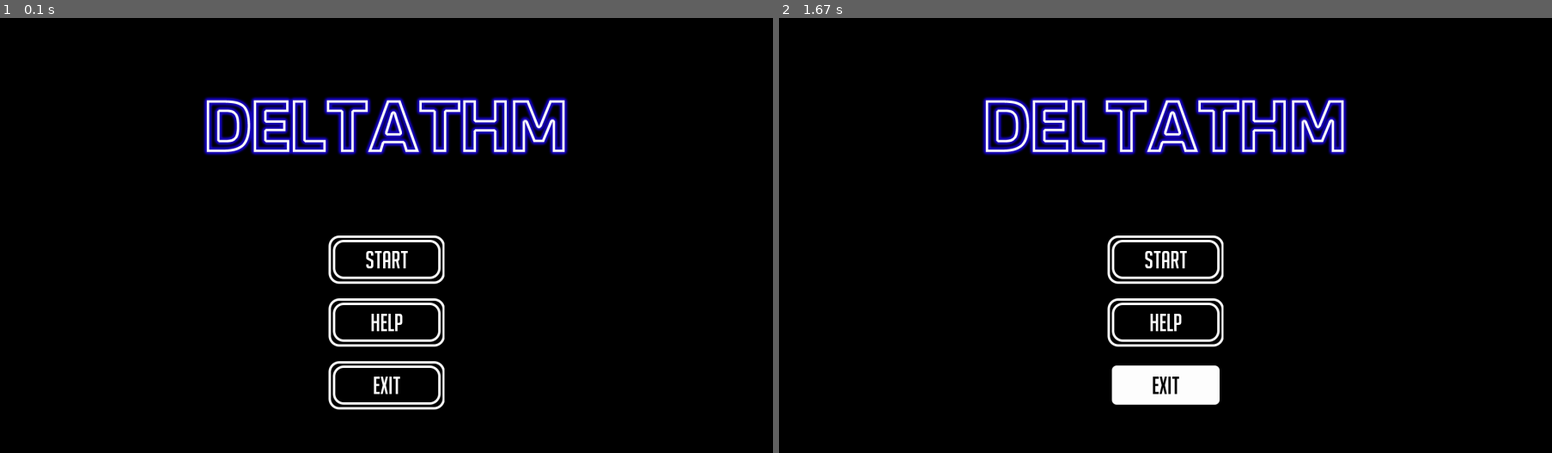
Above: before the commit, frames 1-2 (left to right).
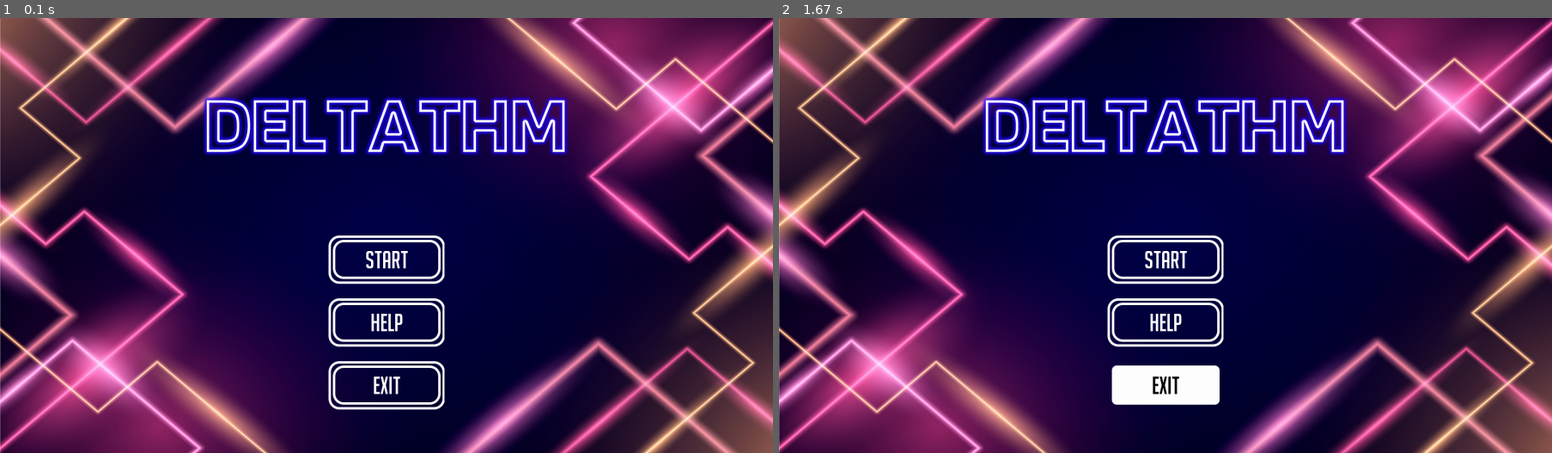
Above: after the commit, the same moments.

Repository: DeltaFrog1407/DELTABEAT
Game: pygame game, started from import pygame.py
Same seed, same stepped clock (60 frames per second), same inputs: the game is played once before the commit and once after it.
Inputs:
- Up to frame 1 (0.1 s): no input
- Up to frame 2 (1.67 s): hold Up 0.33-0.8 s; tap Esc at 0.83 s; hold Down 1.17-1.47 s; hold Up from 1.5 s (still down)

The runs differ from the first frame. In frame 1, 95% of the frame differs, in the area x 0-100%, y 0-100%; in frame 2, 95%.

Commit message:
리듬게임 만들기 14
- 최고기록 시스템 구현
- 메인화면과 결과창 시스템 구현
- 배경화면 추가
- 새로운 곡 추가
- 기본 시스템  정립 완료

Diff:
--- /dev/null
+++ b/assets/best_scores.txt
@@ -0,0 +1,3 @@
+Best_Scores Rank
+219050 1
+0 5
--- /dev/null
+++ b/assets/best_time.txt
@@ -0,0 +1,145 @@
+0 161 0 0
+2 180 0 0
+3 241 0 0
+2 322 0 0
+0 401 0 0
+1 410 0 0
+2 420 0 0
+3 430 0 0
+2 439 0 0
+1 449 0 0
+0 459 0 0
+0 469 0 0
+2 477 0 0
+1 497 0 0
+3 554 0 0
+2 635 0 0
+2 717 0 0
+1 733 0 0
+0 754 0 0
+2 200 0 0
+2 210 0 0
+1 219 0 0
+1 282 0 0
+0 299 0 0
+1 360 0 0
+3 380 0 0
+1 517 0 0
+2 527 0 0
+3 537 0 0
+1 598 0 0
+2 617 0 0
+1 676 0 0
+1 695 0 0
+0 775 0 0
+0 797 0 0
+0 815 0 0
+1 869 0 0
+1 951 0 0
+1 993 0 0
+2 1010 0 0
+3 1108 0 0
+2 1129 0 0
+1 1150 0 0
+2 1160 0 0
+3 1169 0 0
+0 1192 0 0
+1 1268 0 0
+1 1308 0 0
+2 1326 0 0
+3 1345 0 0
+1 1365 0 0
+2 1387 0 0
+2 1425 0 0
+2 1467 0 0
+1 1507 0 0
+3 1526 0 0
+1 1545 0 0
+0 1585 0 0
+1 1604 0 0
+2 1623 0 0
+3 1666 0 0
+2 1683 0 0
+1 1703 0 0
+0 1742 0 0
+1 1761 0 0
+2 1782 0 0
+2 1822 0 0
+2 1841 0 0
+3 1861 0 0
+3 1901 0 0
+0 1919 0 0
+1 1939 0 0
+2 1982 0 0
+2 1997 0 0
+3 2018 0 0
+3 2056 0 0
+3 2076 0 0
+3 2097 0 0
+3 2135 0 0
+2 2154 0 0
+1 2175 0 0
+1 2213 0 0
+1 2233 0 0
+2 2253 0 0
+3 2293 0 0
+3 2313 0 0
+3 2334 0 0
+0 2373 0 0
+1 2391 0 0
+2 2412 0 0
+2 2450 0 0
+1 2472 0 0
+0 2491 0 0
+1 2529 0 0
+1 2551 0 0
+2 2570 0 0
+2 2590 0 0
+2 2609 0 0
+3 2630 0 0
+3 2650 0 0
+2 2689 0 0
+1 2710 0 0
+0 2730 0 0
+3 2768 0 0
+3 2787 0 0
+3 2806 0 0
+2 2845 0 0
+2 2887 0 0
+1 2905 0 0
+1 2925 0 0
+2 2944 0 0
+3 2965 0 0
+1 3004 0 0
+0 3024 0 0
+3 3045 0 0
+1 3084 0 0
+1 3103 0 0
+0 3122 0 0
+3 3161 0 0
+1 3199 0 0
+1 3220 0 0
+0 3239 0 0
+3 3259 0 0
+1 3279 0 0
+0 3318 0 0
+2 3338 0 0
+2 3359 0 0
+1 3400 0 0
+2 3418 0 0
+0 3438 0 0
+3 3476 0 0
+2 3497 0 0
+2 3516 0 0
+1 3556 0 0
+1 3576 0 0
+3 3595 0 0
+3 3633 0 0
+3 3654 0 0
+3 3674 0 0
+3 3694 0 0
+2 3715 0 0
+1 3794 0 0
+3 3833 0 0
+0 3852 0 0
+4 3955
--- /dev/null
+++ b/assets/chebo_path.txt
@@ -0,0 +1 @@
+0 0 0 0
--- /dev/null
+++ b/assets/music_infos.txt
@@ -0,0 +1,3 @@
+Title Artist Difficulty music_path jacket_path chebo_path.txt
+Children_record Jin 5 Children_Record.wav cr_jacket.png child.txt
+Best_Time FASSounds 3 best_time.mp3 best_time_jacket.png best_time.txt
--- a/resource 출처.txt
+++ b/assets/resource 출처.txt
@@ -4,3 +4,5 @@
 <a href="https://www.freepik.com/free-vector/neon-lights-background_7939178.htm?query=frame&collectionId=342&&position=32&from_view=collections">Image by pikisuperstar</a> on Freepik
 Image by <a href="https://www.freepik.com/free-vector/blue-copy-space-digital-background_12067358.htm#query=digital%20background&position=3&from_view=search&track=sph">Freepik</a>
 s, a = https://freesound.org/people/jivatma07/sounds/76234/
+best_time = Music by <a href="https://pixabay.com/users/fassounds-3433550/?utm_source=link-attribution&amp;utm_medium=referral&amp;utm_campaign=music&amp;utm_content=112194">FASSounds</a> from <a href="https://pixabay.com//?utm_source=link-attribution&amp;utm_medium=referral&amp;utm_campaign=music&amp;utm_content=112194">Pixabay</a>
+밤배경 = <a href="https://www.freepik.com/free-photo/night-view-victoria-harbor-hong-kong_19075421.htm#query=neon&position=9&from_view=search&track=sph">Image by rawpixel.com</a> on Freepik
--- a/import pygame.py
+++ b/import pygame.py
@@ -17,8 +17,13 @@
 OCEAN_BLUE = (51, 102, 255)
 LEAF_GREEN = (51, 255, 51)
 DARK_ORANGE = (255, 162, 0)
-RED = (255, 0, 0)
-YELLOW = (255, 255, 0)
+RED = (255, 0, 18)
+YELLOW = (204, 255, 0)
+GOLD = (255, 215, 0)
+GREEN = (0, 255, 18)
+BLUE = (0, 108, 255)
+YELLOW_RANK = ()
+VIOLET = (205, 0, 255)
 
 FRAME_X = 700
 FRAME_WIDTH = 400
@@ -31,7 +36,7 @@
 class Note(): # 노트 클래스
     def __init__(self, lane, speed, frame):
         self.lane = lane
-        note_images_list = [resource_path("note1.png"), resource_path("note2.png")]
+        note_images_list = [resource_path("assets/note1.png"), resource_path("assets/note2.png")]
         image_selected = random.choice(note_images_list)
         self.image = pygame.image.load(image_selected)
         self.rect = self.image.get_rect()
@@ -58,7 +63,7 @@
     def __init__(self, lane, speed, long_num, frame):
         self.lane = lane
         self.length = long_num
-        note_images_path = resource_path("note_long.png")
+        note_images_path = resource_path("assets/note_long.png")
         self.image = pygame.image.load(note_images_path)
         self.image = pygame.transform.scale(self.image, (100, 20*self.length))
         self.rect = self.image.get_rect()
@@ -93,7 +98,7 @@
         pygame.sprite.Sprite.__init__(self)
         self.images = []
         for num in range(1, 32):
-            img_path = resource_path("effect/blue_{}.png".format(num))
+            img_path = resource_path("assets/effect/blue_{}.png".format(num))
             img = pygame.image.load(img_path)
             self.images.append(img)
         self.index = 0
@@ -118,48 +123,53 @@
 class Game():
     def __init__(self):
         # 리소스들 불러오기
-        cr_jacket = resource_path("cr_jacket.png")
-        font_path = resource_path("big_noodle_titling.ttf")
-        press_se = resource_path("snare.wav")
-        moving_se = resource_path("moving.wav")
-        selected_se = resource_path("selected.wav")
-        ui_sound = resource_path("ui_put.wav")
-        press_effect_path = resource_path("press_effect.png")
-        scoreboard_image = resource_path("scoreboard.png")
-        logo_path = resource_path("logo.png")
-        button_path = resource_path("button.png")
-        button_selected_path = resource_path("button_selected.png")
-        main_background = resource_path("main_background.png")
-        rank_frame = resource_path("rank_frame.png")
-        rank_sound = resource_path("rank_congratulate.wav")
-        rank_image_path = [resource_path("rank_s.png"), resource_path("rank_a.png"), resource_path("rank_b.png"), resource_path("rank_c.png"),
-                           resource_path("rank_d.png"), resource_path("rank_f.png")]
+        no_image_path = resource_path("assets/no_image.png")
+        font_path = resource_path("assets/big_noodle_titling.ttf")
+        press_se = resource_path("assets/snare.wav")
+        moving_se = resource_path("assets/moving.wav")
+        selected_se = resource_path("assets/selected.wav")
+        ui_sound = resource_path("assets/ui_put.wav")
+        press_effect_path = resource_path("assets/press_effect.png")
+        scoreboard_image = resource_path("assets/scoreboard.png")
+        logo_path = resource_path("assets/logo.png")
+        button_path = resource_path("assets/button.png")
+        button_selected_path = resource_path("assets/button_selected.png")
+        main_background = resource_path("assets/main_background.png")
+        main_background_dark = resource_path("assets/main_background_dark.png")
+        main_background_1 = resource_path("assets/main.png")
+        main_background_1_dark = resource_path("assets/main_dark.png")
+        rank_frame = resource_path("assets/rank_frame.png")
+        rank_sound = resource_path("assets/rank_congratulate.wav")
+        rank_image_path = [resource_path("assets/rank_s.png"), resource_path("assets/rank_a.png"), resource_path("assets/rank_b.png"), resource_path("assets/rank_c.png"),
+                           resource_path("assets/rank_d.png"), resource_path("assets/rank_f.png")]
+        self.main_music = resource_path("assets/main.mp3")
         self.rank_image = []
-        k = 0
         for i in rank_image_path:
             self.rank_image.append(pygame.image.load(i))
-            k += 1
         self.rank_decesion = 0
-        self.cr_jacket = pygame.image.load(cr_jacket)
+        pygame.mixer.music.load(self.main_music)
+        pygame.mixer.music.play(-1)
         self.rank_sound = pygame.mixer.Sound(rank_sound)
         self.main_background = pygame.image.load(main_background)
+        self.main_background_1 = pygame.image.load(main_background_1)
+        self.main_background_dark = pygame.image.load(main_background_dark)
+        self.main_background_1_dark = pygame.image.load(main_background_1_dark)
         self.rank_frame = pygame.image.load(rank_frame)
         self.button_image = pygame.image.load(button_path)
         self.button_selected_image = pygame.image.load(button_selected_path)
         self.logo_image = pygame.image.load(logo_path)
+        self.no_image = pygame.image.load(no_image_path)
         self.scoreboard = pygame.image.load(scoreboard_image)
         self.effect = pygame.image.load(press_effect_path)
         self.press = pygame.mixer.Sound(press_se)
         self.moving = pygame.mixer.Sound(moving_se)
         self.selected = pygame.mixer.Sound(selected_se)
         self.ui_se = pygame.mixer.Sound(ui_sound)
+        self.font_30 = pygame.font.Font(font_path, 30)
         self.font = pygame.font.Font(font_path, 50)
         self.font_80 = pygame.font.Font(font_path, 80)
         self.font_100 = pygame.font.Font(font_path, 100)
         self.font_150 = pygame.font.Font(font_path, 150)
-
-        #곡들 추가
-        self.music_path = [resource_path("Children_Record.wav"), resource_path("main.mp3")]
 
         # 필요 변수들 불러오기
         self.line = FRAME_HEIGHT* 7/9 + 10
@@ -171,15 +181,18 @@
         self.tmr = 0
         self.tmr_result = 0
         self.effect_group = pygame.sprite.Group()
-        self.best_score = 19000
-        self.best_scoring = False
         self.perfect_count = 0
         self.great_count = 0
         self.normal_count = 0
         self.fail_count = 0
         self.score_load = 0
         self.rank_load = 0
-        self.music_index = 0
+        self.music_index = 1
+        self.music_select = False
+        self.goto_menu = False
+        self.escape = False
+        self.rank_text = ["S", "A", "B", "C", "D", "F"]
+        self.rank_color = [GOLD, GREEN, BLUE, YELLOW, VIOLET, RED]
 
         self.notes_0 = [] # 라인 별 노트 저장 리스트
         self.notes_1 = []
@@ -191,7 +204,7 @@
         self.pressed_j = False
         self.pressed_k = False
 
-        self.index = 0 # 인덱스 숫자가 바뀜에 따라 게임 화면/상태가 바뀜 0: 메인 메뉴 1: 게임 오버 메뉴 2: 결과 표시창 3: 곡 선택 메뉴 4: 게임 플레이 메뉴
+        self.index = 0 # 인덱스 숫자가 바뀜에 따라 게임 화면/상태가 바뀜 0: 메인 메뉴 2: 결과 표시창 3: 곡 선택 메뉴 4: 게임 플레이 메뉴
 
         # 음악 플레이 관련 변수들
         self.music_play = False
@@ -204,6 +217,53 @@
         self.main_select = 0
         self.main_button = ["START", "HELP", "EXIT"]
 
+        #곡들 추가
+        self.music_path = []
+        self.jacket_path = []
+        self.jacket_list = []
+        self.music_title = []
+        self.music_info = []
+        self.music_difficulty = []
+        self.chebo_list = []
+        self.best_score_list = []
+        self.best_score = []
+        self.best_rank_list = []
+        self.best_rank = []
+        self.best_scoring = False
+              ############         메모장을 불러들여서 곡 정보와 난이도 등을 불러옴
+        txt_path = resource_path("assets/music_infos.txt")
+        with open(txt_path, 'r') as file:
+            for line in file:
+                record = line.split()
+                self.music_title.append(record[0])
+                self.music_info.append(record[1])
+                self.music_difficulty.append(record[2])
+                self.music_path.append(resource_path("assets/" + record[3]))
+                self.jacket_path.append(resource_path("assets/" + record[4]))
+                self.chebo_list.append(resource_path("assets/" + record[5]))
+        for i in self.jacket_path:
+            try:
+                self.jacket_list.append(pygame.image.load(i))
+            except:
+                self.jacket_list.append(pygame.image.load(no_image_path))
+        txt_path = resource_path("assets/best_scores.txt")
+        with open(txt_path, 'r') as file:
+            for line in file:
+                record = line.split()
+                self.best_score_list.append(record[0])
+                self.best_rank_list.append(record[1])
+        for i in self.best_score_list:
+            try:
+                k = int(i)
+                self.best_score.append(k)
+            except:
+                self.best_score.append(i)
+        for i in self.best_rank_list:
+            try:
+                k = int(i)
+                self.best_rank.append(k)
+            except:
+                self.best_rank.append(i)
 
     def note_decesion(self, note_ypos, line): # 노트 판정
         self.gap = abs(note_ypos - line) # 노트와 판정선의 차잇값의 절댓값
@@ -276,15 +336,6 @@
     def run_logic(self):
         if self.hp <= 0:
             self.index = 2
-        if self.music_play == True:
-            self.ticks += 1
-            self.tick += 1
-            if self.tick == 60:
-                self.sec += 1
-                self.tick = 0
-            if self.sec == 60:
-                self.sec = 0
-                self.min += 1
         # 롱노트 D
         for note in self.notes_0:
             if self.pressed_d == True and note.type == 1 and abs(self.notes_0[0].decesion - FRAME_HEIGHT*7/9 + 5) < 40:
@@ -408,7 +459,21 @@
 
         # 곡 선택 인덱스
         if self.index == 3:
-            pygame.mixer.music.load(self.music_path[self.music_index])
+            if self.music_index == 0:
+                self.music_index = len(self.music_path) - 1
+            elif self.music_index >= len(self.music_path):
+                self.music_index = 1
+
+        if self.music_play == True: # 곡 생성 후 시간 계산
+            self.ticks += 1
+            self.tick += 1
+            if self.tick == 60:
+                self.sec += 1
+                self.tick = 0
+            if self.sec == 60:
+                self.sec = 0
+                self.min += 1
+
         # 결과 인덱스
         if self.index == 2:
             note_all = self.perfect_count + self.great_count + self.normal_count + self.fail_count
@@ -429,15 +494,34 @@
                 self.rank_load = 4
             else:
                 self.rank_load = 5
+
+            if self.escape == True and self.rank_load <= 2: # 중도포기 시에 C랭크 이하고 받음
+                self.rank_load = 3
+                print(2)
+            if self.rank_load <= self.best_rank[self.music_index]:
+                self.best_rank[self.music_index] = self.rank_load
             if self.tmr_result == 200 or self.tmr_result == 220 or self.tmr_result == 240 or self.tmr_result == 260 or self.tmr_result == 300: ## 스코어 소리 출력
                 self.ui_se.play(0)
-            if self.tmr_result == 400 and self.score > self.best_score:
+            if self.tmr_result == 400 and self.score > self.best_score[self.music_index]:
                 self.ui_se.play(0)
                 self.best_scoring = True
+                self.best_score[self.music_index] = self.score   # 최고기록 텍스트에 쑤셔넣기
+                file = open("best_scores.txt", 'w')
+                for i, k in zip(self.best_score, self.best_rank):
+                    if type(i) == str:
+                        file.write(str(i) + " ")
+                    else:
+                        file.write(str(i) + " ")
+                    if type(k) == str:
+                        file.write(str(k) + "\n")
+                    else:
+                        file.write(str(k) + "\n")
+                file.close()
             if self.tmr_result == 500:
                 self.ui_se.play(0)
-            if self.tmr_result == 900:
+            if self.tmr_result >= 550 and self.goto_menu == True:
                 self.reset()
+                self.goto_menu = False
 
     def draw_text(self, screen, text, font, x, y, main_color): # 텍스트 입력용 함수
         text_obj = font.render(text, True, main_color)
@@ -540,12 +624,12 @@
             self.draw_text(screen, "{}min : {}sec : {}tick : {}ticks".format(self.min, self.sec, self.tick, self.ticks), self.font, 450, 100, WHITE)
         decesions = ["PERFECT", "GREAT", "NORMAL", "FAIL"]
         decesions_color = [SKY_BLUE, LEAF_GREEN, YELLOW, RED]
-        if self.index == 2:
+        if self.index == 2: # 결과창 인덱스
             if self.tmr_result >= 0:
                 pygame.mixer.music.stop()
                 self.draw_text(screen, "RESULT", self.font_150, 200, 100, WHITE)
                 self.draw_text(screen, "SCORE", self.font_100, 300, 700, WHITE)
-                self.draw_text(screen, "HIGH SCORE  :  " + str(self.best_score), self.font_100, 1100, 100, DARK_ORANGE)
+                self.draw_text(screen, "HIGH SCORE  :  " + str(self.best_score[self.music_index]), self.font_100, 1100, 100, DARK_ORANGE)
 
                 for i in range(len(decesions)):
                     self.draw_text(screen, decesions[i], self.font_80, 300, 240 + i*100, decesions_color[i])
@@ -565,14 +649,38 @@
                 self.draw_text(screen, str(self.score), self.font_80, 550, 700, WHITE)
             if self.tmr_result > 500:
                 screen.blit(self.rank_image[self.rank_load], [800, 150])
-
+                self.draw_text(screen, "Press ESC to go to lobby", self.font, 1100, 800, WHITE)
             if self.best_scoring == True:
                 self.draw_text(screen, "BEST SCORE!", self.font_100, 450, 800, DARK_ORANGE)
 
+        if self.index == 3: # 곡 선택 인덱스
+            for i in range(-1, 2):
+                try:
+                    screen.blit(self.jacket_list[self.music_index + i], [555 + i*800, 185])
+                except: # 이미지 없을 시
+                    screen.blit(self.no_image, [555 + i*800, 185])
+            self.draw_text(screen, "HIGH SCORE", self.font_30, 800, 115, DARK_ORANGE)
+            try:  # 최고기록
+                self.draw_text(screen, self.rank_text[self.best_rank[self.music_index]] + "  " + str(self.best_score[self.music_index]), self.font, 800, 150, self.rank_color[self.best_rank[self.music_index]])
+            except:
+                self.draw_text(screen, "None", self.font, 800, 150, DARK_ORANGE)
+            try: # 타이틀
+                self.draw_text(screen, self.music_title[self.music_index].replace('_', ' '), self.font, 800, 750, WHITE)
+            except:
+                self.draw_text(screen, "No title", self.font, 800, 750, WHITE)
+            try: # 정보
+                self.draw_text(screen, "ARTIST : " + self.music_info[self.music_index], self.font_30, 800, 800, WHITE)
+            except:
+                self.draw_text(screen, "No info", self.font_30, 800, 800, WHITE)
+            try: # 난이도
+                self.draw_text(screen, "Difficulty : " + self.music_difficulty[self.music_index] + "/ 10", self.font_30, 800, 830, WHITE)
+            except:
+                self.draw_text(screen, "No difficulty", self.font_30, 800, 830, WHITE)
+
 
     def display_frame(self, screen, keycolor, fontcolor): #게임 프레임 그리기 - 플레이하는 부분
         if self.index == 4: # 게임 플레이 인덱스
-            screen.fill(BLACK)
+            screen.blit(self.main_background_dark, [0, 0])
             x = FRAME_X + KEY_SPACE
             y = FRAME_HEIGHT * 7/9 + 25
             keyframe_size = FRAME_WIDTH/4 - KEY_SPACE*2
@@ -590,7 +698,7 @@
                 screen.blit(keyset, (x+FRAME_WIDTH*i/4+keyframe_size/2-KEY_SPACE, y+KEY_SPACE))
 
         elif self.index == 0: # 메인 메뉴 인덱스
-            screen.fill(BLACK)# 배경화면
+            screen.blit(self.main_background, [0, 0])# 배경화면
             self.logo_width = self.logo_image.get_rect().width  # 로고 표시
             self.logo_height = self.logo_image.get_rect().height
             screen.blit(self.logo_image, [SCREEN_WIDTH/2 - self.logo_width/2, SCREEN_HEIGHT/4 - self.logo_height/2])
@@ -605,13 +713,15 @@
                     self.draw_text(screen, self.main_button[i], self.font, SCREEN_WIDTH/2, SCREEN_HEIGHT/2 + i*130 + 50, WHITE)
 
         elif self.index == 2: # 결과창 인덱스
-            screen.fill(BLACK)# 배경화면
-            screen.blit(self.rank_frame, [800, 150])
-            self.draw_text(screen, "Press ESC to go to lobby", self.font, 1100, 800, WHITE)
+            screen.blit(self.main_background_dark, [0, 0])# 배경화면
+            screen.blit(self.rank_frame, [855, 205])
 
         elif self.index == 3: # 곡 선택 인덱스
-            screen.fill(BLACK)# 배경화면
-            screen.blit(self.rank_frame, [490, 120])
+            screen.blit(self.main_background, [0, 0])# 배경화면
+            screen.blit(self.rank_frame, [545, 175])
+            screen.blit(self.rank_frame, [1345, 175])
+            screen.blit(self.rank_frame, [-255, 175])
+            self.draw_text(screen, "PRESS SPACE TO START", self.font_30, 800, 50, WHITE)
 
     def process_event(self):
         for event in pygame.event.get():
@@ -620,7 +730,7 @@
             if event.type == pygame.KEYDOWN:
                 if event.key == pygame.K_m:
                     print(self.ticks)
-                if self.index == 4:
+                if self.index == 4: # 게임 플레이 시
                     if event.key == pygame.K_d: # d 키를 누름
                         self.press.play(0)
                         self.pressed_d = True
@@ -668,16 +778,11 @@
                                 if abs(self.line - note.decesion) < 120 and note.lane == 3: # 이펙트 개체 생성 - FAIL만 아닐 시
                                     effect = Effect(FRAME_X + FRAME_WIDTH/4*note.lane + 50, FRAME_HEIGHT* 7/9 + 5)
                                     self.effect_group.add(effect)
-
-                if event.key == pygame.K_0:
-                    self.index = 4
-                    self.music_play = True # 이거 곡선택에 쓰기 인덱스 3에서
-                    pygame.mixer.music.play(-1)
-                if event.key == pygame.K_2:
-                    self.index = 2
-                if event.key == pygame.K_3:
-                    self.index = 3
-                if self.index == 0:
+                    if event.key == pygame.K_ESCAPE: # esc 키 누르면 결과창으로
+                        self.escape = True
+                        self.index = 2
+
+                if self.index == 0:  # 메인 메뉴에서
                     if event.key == pygame.K_UP: # 위 키를 누름
                         self.main_select -= 1 # 메뉴 인덱스 감소
                         self.moving.play(0)
@@ -691,6 +796,24 @@
                             self.index = 3
                         elif self.main_select == 3:
                             return True
+
+                elif self.index == 3:  # 곡 선택 메뉴에서
+                    if event.key == pygame.K_RIGHT:
+                        self.music_index += 1
+                    if event.key == pygame.K_LEFT:
+                        self.music_index -= 1
+                    if event.key == pygame.K_SPACE:
+                        pygame.mixer.music.load(self.music_path[self.music_index])
+                        self.music_play = True
+                        pygame.mixer.music.play(-1)
+                        self.index = 4
+                    if event.key == pygame.K_ESCAPE:
+                        self.index = 0
+
+                elif self.index == 2: # 결과창 메뉴에서
+                    if event.key == pygame.K_ESCAPE:
+                        self.goto_menu = True
+
             if event.type == pygame.KEYUP: # 키를 뗌
                 if event.key == pygame.K_d:
                     self.pressed_d = False
@@ -700,6 +823,8 @@
                     self.pressed_j = False
                 if event.key == pygame.K_k:
                     self.pressed_k = False
+                if event.key == pygame.K_ESCAPE:
+                    self.goto_menu = False
 
     def put_note_0(self, speed, time, code, long, frame):               # 노트 배치 함수
         if self.ticks == time - (FRAME_HEIGHT*7/9 + 5)/speed and code == 0:
@@ -726,7 +851,10 @@
         self.frame_rate = frame
 
     def pos_a(self): # 채보 함수 -> 메모장을 불러들인 후에 메모장에 적힌 내용을 채보로 만듦
-        txt_path = resource_path('child.txt')
+        try:
+            txt_path = self.chebo_list[self.music_index]
+        except:
+            txt_path = resource_path("assets/chebo_path.txt")
         with open(txt_path, 'r') as file:
             lines_final = []
             lines = []
@@ -781,9 +909,11 @@
         self.notes_1 = []
         self.notes_2 = []
         self.notes_3 = []
-
+        self.escape = False
+        pygame.mixer.music.load(self.main_music)
+        pygame.mixer.music.play(-1)
         # 인덱스 변경
-        self.index = 0
+        self.index = 3
 
 
 def resource_path(relative_path): # 리소스 경로 함수
Binary file added: assets/best_time_jacket.PNG
Renamed: big_noodle_titling.ttf -> assets/big_noodle_titling.ttf
Renamed: button.png -> assets/button.png
Renamed: button_selected.png -> assets/button_selected.png
Renamed: child.txt -> assets/child.txt
Binary file added: assets/cr_jacket.png
Renamed: effect/blue.txt -> assets/effect/blue.txt
Renamed: effect/blue_1.png -> assets/effect/blue_1.png
Renamed: effect/blue_10.png -> assets/effect/blue_10.png
Renamed: effect/blue_11.png -> assets/effect/blue_11.png
Renamed: effect/blue_12.png -> assets/effect/blue_12.png
Renamed: effect/blue_13.png -> assets/effect/blue_13.png
(and 57 more such lines)
